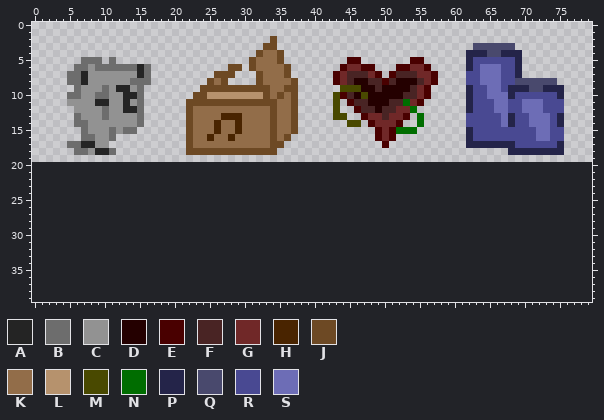
Edited in one commit: sprite sheet (bin/gfx/objects.png). Above, as it was before the edit.
The file is 80x20 pixels. The old version is drawn lined up with the new one, on the new canvas.
Palette (. is transparent): A #242424  B #6d6d6d  C #929292  D #240000  E #490000  F #492424  G #702828  H #492400  J #6d4924  K #926d49  L #b6926d  M #494900  N #006d00  P #242449  Q #49496d  R #494992  S #6d6db6
Pixels before (only the part around the change), first column x 0:
12 ......CCCCBCCAAB......JK
13 ......BCCCBCCCCB......JK
14 ......BBCCCCCCCB......JK
15 .......BCCCBCBB.......JK
16 .......BBCCB..........JK
17 .....BBAACC...........JK
18 ......BBCAAB..........JJ
19 ........................
20 ........................
21 ........................
22 ........................
23 ........................
24 ........................
25 ........................
26 ........................
27 ........................
28 ........................
29 ........................
30 ........................
31 ........................
32 ........................
33 ........................
34 ........................
35 ........................
36 ........................
37 ........................
38 ........................
39 ........................
And afterwards:
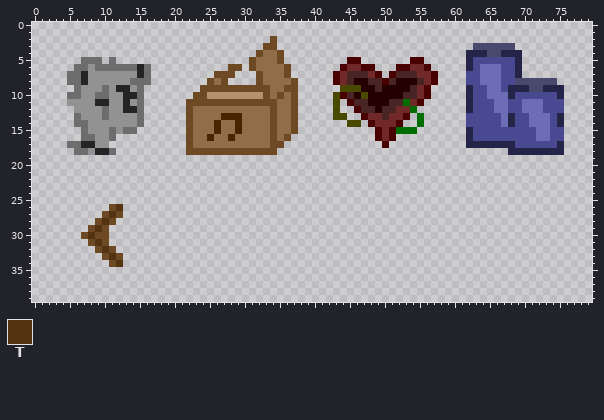
Colours new in this view: T #543312
Edits made:
canvas 80x20 -> 80x40
Changed rows in their new state; - is an unchanged pixel.
first column x 7:
26 ----JT
27 ---JTJ
28 --JTJ-
29 -JTJ--
30 JTJJ--
31 -JTJ--
32 --JTJ-
33 ---JTJ
34 ----JT
